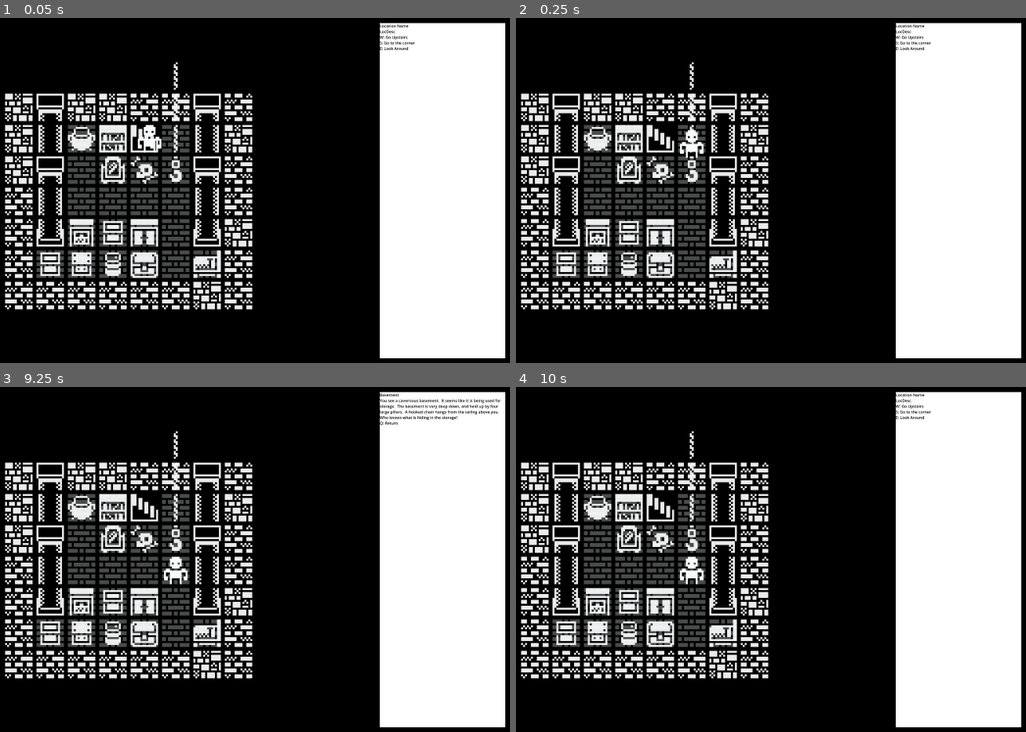
Above: before the commit, frames 1-4 (two rows, left to right).
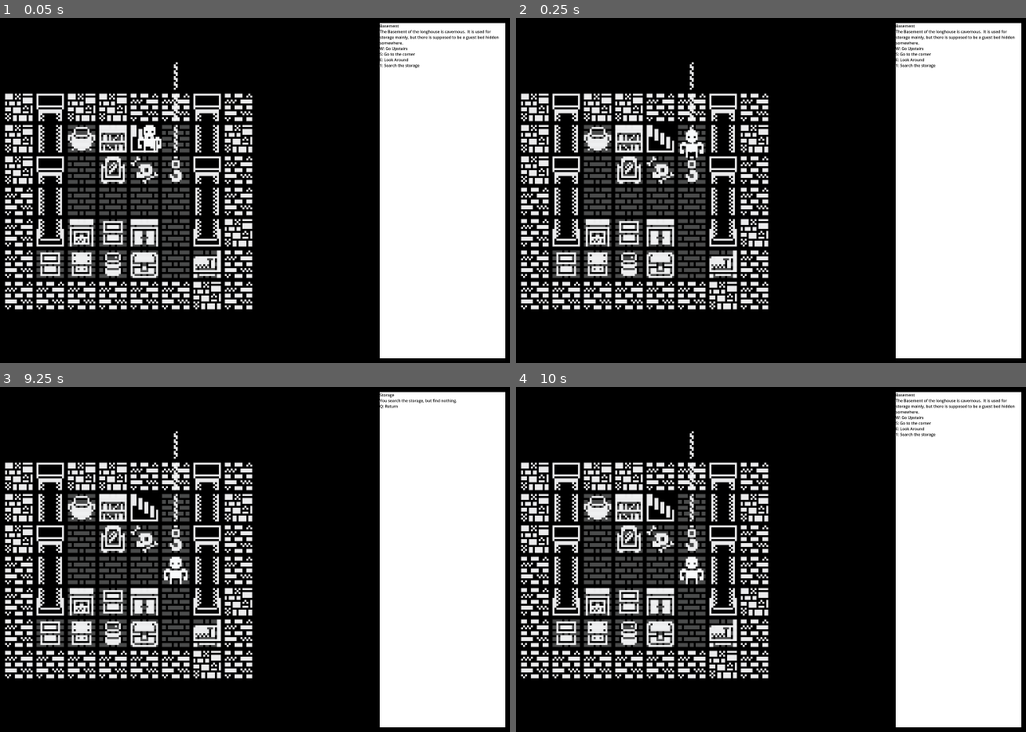
Above: after the commit, the same moments.

Repository: Pandawaflez/PGRPGE
Game: Godot game, scene res://TestScene/locations/testSceneLevel1Basement.tscn
Same seed, same stepped clock (60 frames per second), same inputs: the game is played once before the commit and once after it. This scene is started directly instead of the project's main scene.
Inputs:
- Up to frame 1 (0.05 s): no input
- Up to frame 2 (0.25 s): no input
- Up to frame 3 (9.25 s): hold 0 (0) 0.53-1.28 s; tap 1 (1) at 0.8, 1.35 s; tap Enter at 1.25, 2.75, 4.25 s; tap 2 (2) at 1.55 s; tap Space at 2, 3.5, 5 s; hold 2 (2) 2.03-2.78 s; tap 3 (3) at 2.3, 2.85 s; tap 4 (4) at 3.05 s; hold 4 (4) 3.53-4.28 s; tap 5 (5) at 3.8, 4.35 s; tap 6 (6) at 4.55 s; hold 6 (6) 5.03-5.78 s; tap 7 (7) at 5.3, 5.85 s; tap 8 (8) at 6.05 s; hold 8 (8) 6.53-7.28 s; tap 9 (9) at 6.8, 7.35 s; tap A (a) at 7.55 s; hold A (a) 8.03-8.78 s; tap D (d) at 8.3, 8.85 s; tap E (e) at 9.05 s
- Up to frame 4 (10 s): hold E (e) from 9.53 s (still down); tap Q (q) at 9.8 s

The runs differ from the first frame. In frame 1, 0.6% of the frame differs, in the area x 74-98%, y 1-15%; in frame 2, 0.6%; in frame 3, 0.6%, in the area x 74-99%, y 1-12%; in frame 4, 0.6%.

Commit message:
Check Values and progression system working well currently

Diff:
--- a/Scripts/action.gd
+++ b/Scripts/action.gd
@@ -15,8 +15,10 @@
 @export var nextSceneEntrance:int = 0
 @export var alternateNextLocation:Location
 @export var checkValue:bool = false
+@export var setValue:bool = false
 @export var valueName:String = "testValue"
 @export var valueFrom:String = "progression"
+@export var valueTo:int = 0
 
 func getName():
 	return actionName
--- a/Scripts/navigation_manager.gd
+++ b/Scripts/navigation_manager.gd
@@ -164,12 +164,19 @@
 			actionsAllowed = false
 			currentLocation.animationPlayer.play(action.animationName)
 		#moving:
-		if ( action.changeLocation ):
+		if ( action.checkValue ):
+			if (progressionManager.checkProgression( action.valueName, action.valueFrom , action.valueTo ) ):
+				changeLocation( action.nextLocation )
+			else:
+				changeLocation( action.alternateNextLocation )
+		elif ( action.changeLocation ):
 			if ( action.nextLocation == null ):
 				print("Next Location could not be found")
 			else:
 				print("Changing Location to " + action.nextLocation.locName )
 				changeLocation( action.nextLocation )
+		if ( action.setValue ):
+			progressionManager.setValue( action.valueName, action.valueFrom , action.valueTo )
 		if ( action.changeScene ):
 			sceneManager.entrance = action.nextSceneEntrance
 		# Update UI:
--- a/TestScene/locations/testSceneLevel1Basement.tscn
+++ b/TestScene/locations/testSceneLevel1Basement.tscn
@@ -222,7 +222,8 @@
 
 [node name="BaseLevel" parent="." instance=ExtResource("1_au642")]
 
-[node name="NavigationManager" parent="BaseLevel" index="0" node_paths=PackedStringArray("sceneEntrances")]
+[node name="NavigationManager" parent="BaseLevel" index="0" node_paths=PackedStringArray("currentLocation", "sceneEntrances")]
+currentLocation = NodePath("Entrance")
 sceneEntrances = [NodePath("Entrance")]
 
 [node name="Entrance" parent="BaseLevel/NavigationManager" index="0" instance=ExtResource("2_escgb")]
@@ -242,7 +243,8 @@
 nextLocation = NodePath("../../Basement0")
 
 [node name="Basement0" parent="BaseLevel/NavigationManager" index="1" instance=ExtResource("2_escgb")]
-locDesc = "LocDesc"
+locName = "Basement"
+locDesc = "The Basement of the longhouse is cavernous.  It is used for storage mainly, but there is supposed to be a guest bed hidden somewhere."
 basePosX = 0.0
 basePosY = 0.0
 
@@ -272,7 +274,7 @@
 
 [node name="Look Around" parent="BaseLevel/NavigationManager/Basement0" instance=ExtResource("2_escgb")]
 locName = "Basement"
-locDesc = "You see a cavernous basement.  It seems like it is being used for storage.  The basement is very deep down, and held up by four large pillars.  A hooked chain hangs from the ceiling above you.  Who knows what is hiding in the storage!"
+locDesc = "You see a cavernous basement.  It seems like it is being used for storage.  The basement is very deep down, and held up by four large pillars.  A hooked chain hangs from the ceiling above you.  Who knows what is hiding in the storage..."
 basePosX = 608.0
 basePosY = 224.0
 
@@ -281,9 +283,61 @@
 changeLocation = true
 nextLocation = NodePath("../..")
 
+[node name="Action1" parent="BaseLevel/NavigationManager/Basement0" node_paths=PackedStringArray("nextLocation", "alternateNextLocation") instance=ExtResource("3_8lmm2")]
+actionName = "Search the storage"
+changeLocation = true
+nextLocation = NodePath("SearchStorage1")
+alternateNextLocation = NodePath("SearchStorage2")
+checkValue = true
+valueName = "chestQuest"
+
+[node name="SearchStorage1" parent="BaseLevel/NavigationManager/Basement0/Action1" instance=ExtResource("2_escgb")]
+locName = "Storage"
+locDesc = "You search the storage, but find nothing."
+
+[node name="ActionQ" parent="BaseLevel/NavigationManager/Basement0/Action1/SearchStorage1" node_paths=PackedStringArray("nextLocation") instance=ExtResource("3_8lmm2")]
+actionName = "Return"
+changeLocation = true
+nextLocation = NodePath("../../..")
+setValue = true
+valueName = "chestQuest"
+valueTo = 1
+
+[node name="SearchStorage2" parent="BaseLevel/NavigationManager/Basement0/Action1" instance=ExtResource("2_escgb")]
+skipToNext = true
+
+[node name="ActionE" parent="BaseLevel/NavigationManager/Basement0/Action1/SearchStorage2" node_paths=PackedStringArray("nextLocation", "alternateNextLocation") instance=ExtResource("3_8lmm2")]
+changeLocation = true
+nextLocation = NodePath("../../FindKey")
+alternateNextLocation = NodePath("../../SearchStorageN")
+checkValue = true
+valueName = "chestQuest"
+valueTo = 1
+
+[node name="FindKey" parent="BaseLevel/NavigationManager/Basement0/Action1" instance=ExtResource("2_escgb")]
+locName = "Storage"
+locDesc = "You search the storage again.  Inside the cauldron, you find a small silver key."
+
+[node name="ActionQ" parent="BaseLevel/NavigationManager/Basement0/Action1/FindKey" node_paths=PackedStringArray("nextLocation") instance=ExtResource("3_8lmm2")]
+actionName = "Return"
+changeLocation = true
+nextLocation = NodePath("../../..")
+setValue = true
+valueName = "chestQuest"
+valueTo = 2
+
+[node name="SearchStorageN" parent="BaseLevel/NavigationManager/Basement0/Action1" instance=ExtResource("2_escgb")]
+locName = "Storage"
+locDesc = "You search the storage again, but find nothing of note."
+
+[node name="ActionQ" parent="BaseLevel/NavigationManager/Basement0/Action1/SearchStorageN" node_paths=PackedStringArray("nextLocation") instance=ExtResource("3_8lmm2")]
+actionName = "Return"
+changeLocation = true
+nextLocation = NodePath("../../..")
+
 [node name="Basement1" parent="BaseLevel/NavigationManager" index="2" instance=ExtResource("2_escgb")]
 locName = "Basement Corner"
-locDesc = "You stand at the far end of the basement.  To your right is a small bed, to your right is a chest.  Who knows what it might contain..."
+locDesc = "You stand in the corner of the basement.  To your right is a small bed, to your right is a chest.  Who knows what it might contain..."
 basePosX = 608.0
 basePosY = 480.0
 
